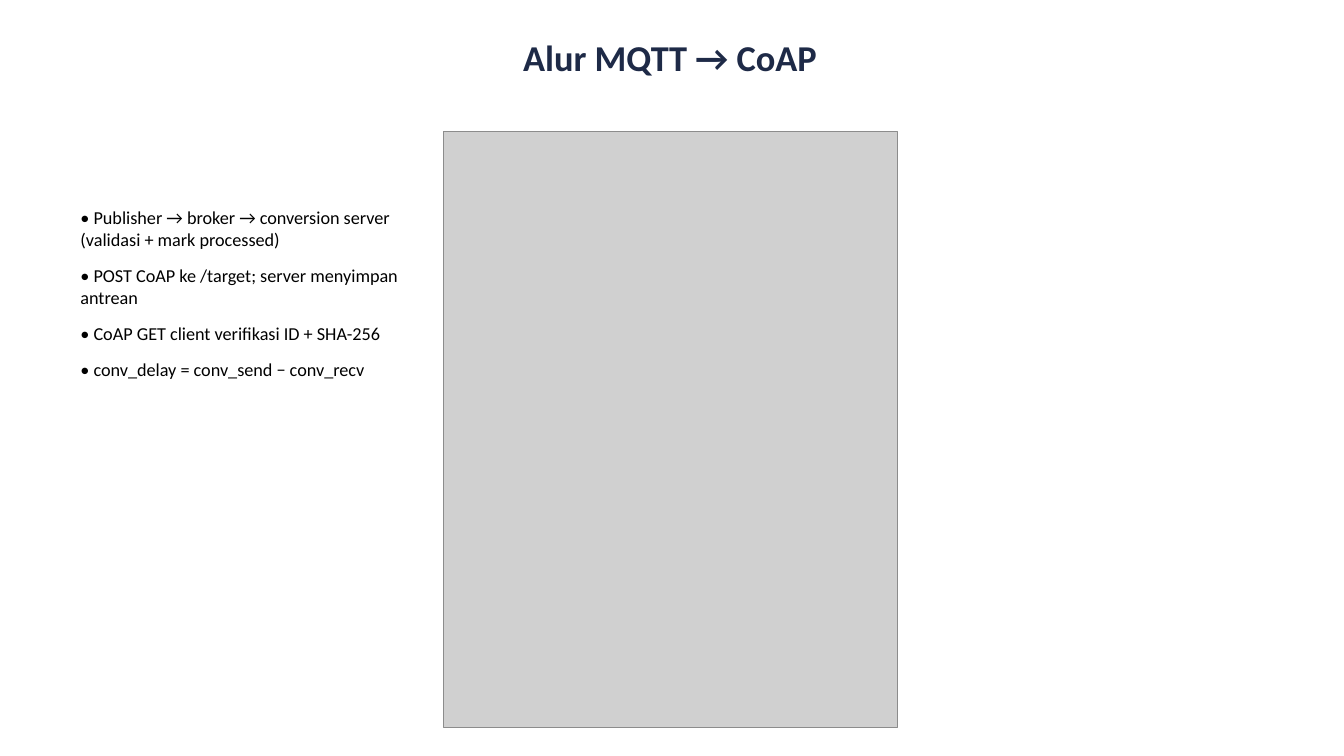
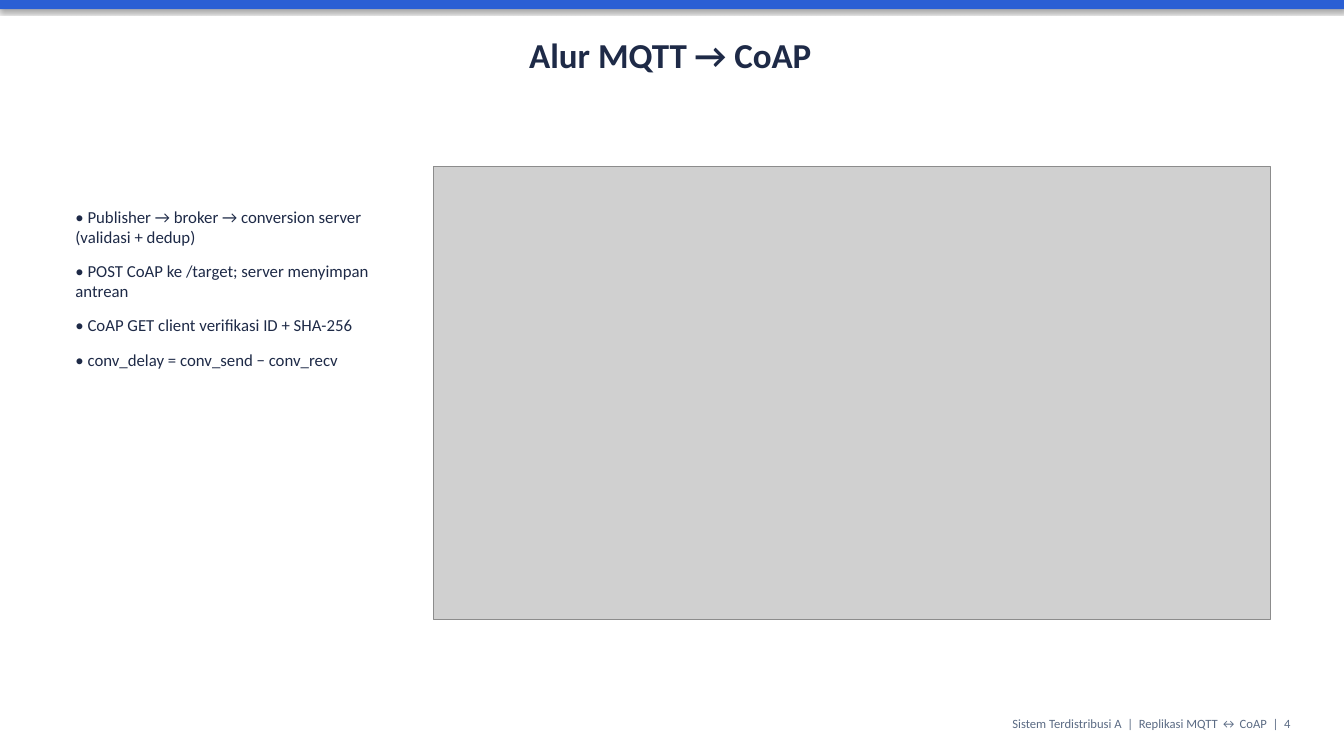
Before and after one commit to bangdhidotcom/sistem-terdistribusi-mqtt-coap, a slide deck: slide 4 of slide/Slide_Presentasi.pptx. Drawn at 1344x756 pixels with LibreOffice and Linux fonts; fonts in the diff are those of the drawing; grey boxes stand for pictures. Boxes give left, top, right and bottom in pixels: in the first picture for what was removed or moved away, otherwise in the second. Text is boxed around its words. In the diff, an @@ line names an element or a change of style, - is before the commit and + after.

```diff
--- a/slide/Slide_Presentasi.pptx
+++ b/slide/Slide_Presentasi.pptx
@@ rectangle added at (x1=0, y1=0, x2=1344, y2=9), fill #2A5FD4 @@
@@ text "Alur MQTT → CoAP" at (x1=529, y1=43, x2=811, y2=73): size 26 to 25 pt @@
@@ picture removed at (x1=444, y1=131, x2=897, y2=727) @@
@@ picture added at (x1=434, y1=166, x2=1270, y2=620) @@
@@ text at (x1=75, y1=211, x2=361, y2=246): text changed; size 13 to 12 pt; text colour #000000 to #1E2A47 @@
-• Publisher → broker → conversion server (validasi + mark processed)
+• Publisher → broker → conversion server (validasi + dedup)
@@ text at (x1=75, y1=265, x2=369, y2=369): size 13 to 12 pt, text colour #000000 to #1E2A47 in "• POST CoAP ke /target; server menyimpan ...", "• CoAP GET client verifikasi ID + ...", "• conv_delay = conv_send − conv_recv" @@
@@ text added at (x1=1012, y1=719, x2=1290, y2=730), 9 pt, text #5B6B84 @@
+Sistem Terdistribusi A | Replikasi MQTT ↔ CoAP | 4
```
Also in this commit, not shown: 8 other slides changed, 3 slides added, 1 slide removed, 29 other files.
